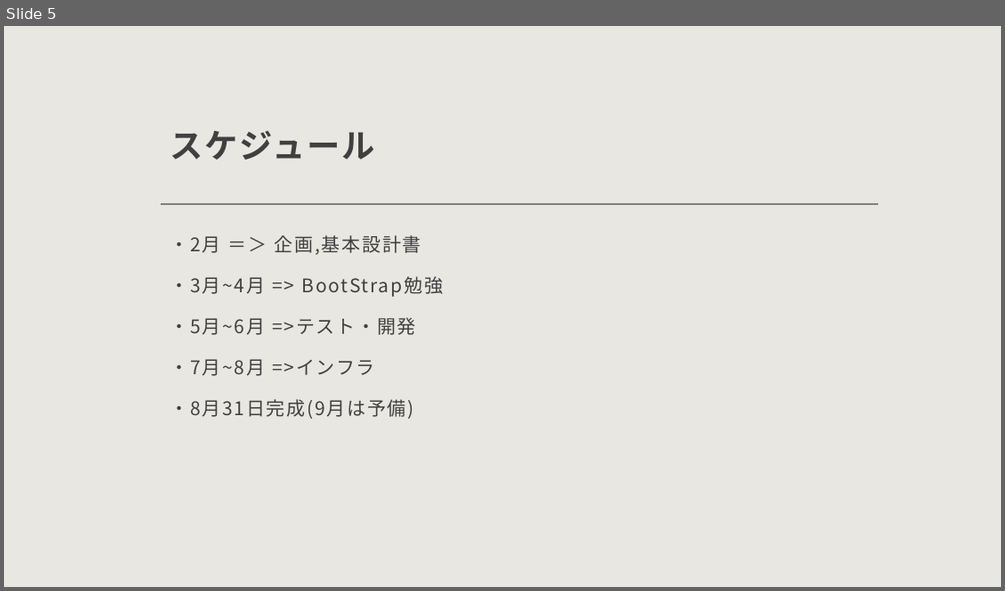
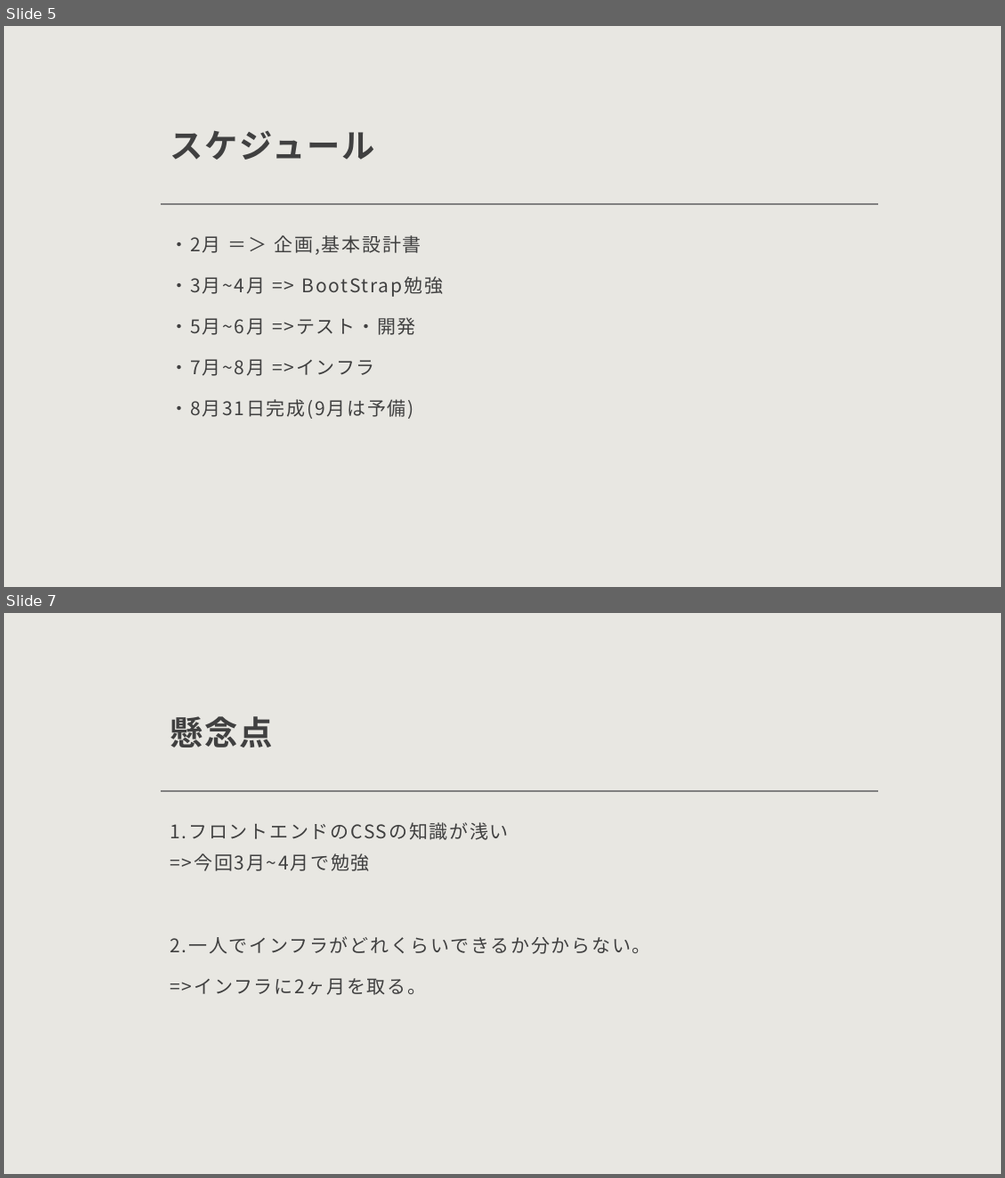
Before and after one commit to bittap/azusato, a slide deck: document/企画書.pptx. Shown one above the other, each under a label of ours: slide 5 before the commit, slides 5 and 7 after it; the slides between them are not shown. The pictures are 1005x591 and 1005x1178 pixels, drawn with LibreOffice and Linux fonts; fonts in the diff are those of the drawing. Boxes give left, top, right and bottom in pixels: in the first picture for what was removed or moved away, otherwise in the second. Text is boxed around its words. In the diff, an @@ line names an element or a change of style, - is before the commit and + after.

```diff
--- a/document/企画書.pptx
+++ b/document/企画書.pptx
@@ slide 7 added at (4,613,1001,1174), background #E8E7E2; not listed: 1 template element that a slide beside it also shows @@
@@ title added at (170,716,273,747), 32 pt, text #404040, bold @@
+懸念点
@@ text added at (170,822,650,995), 18 pt, text #404040 @@
+1.フロントエンドのCSSの知識が浅い
+=>今回3月~4月で勉強
+2.一人でインフラがどれくらいできるか分からない。
+=>インフラに2ヶ月を取る。
```
Also in this commit, not shown: 2 other slides added.
